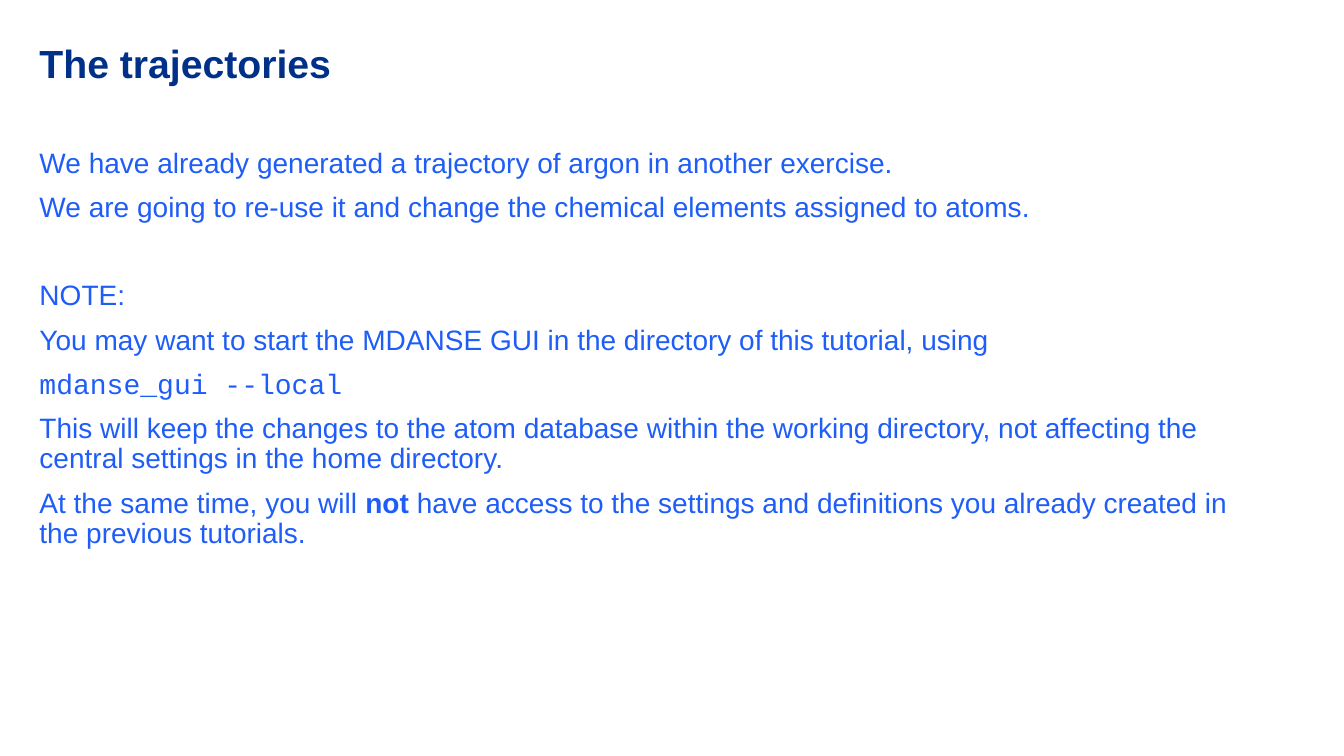
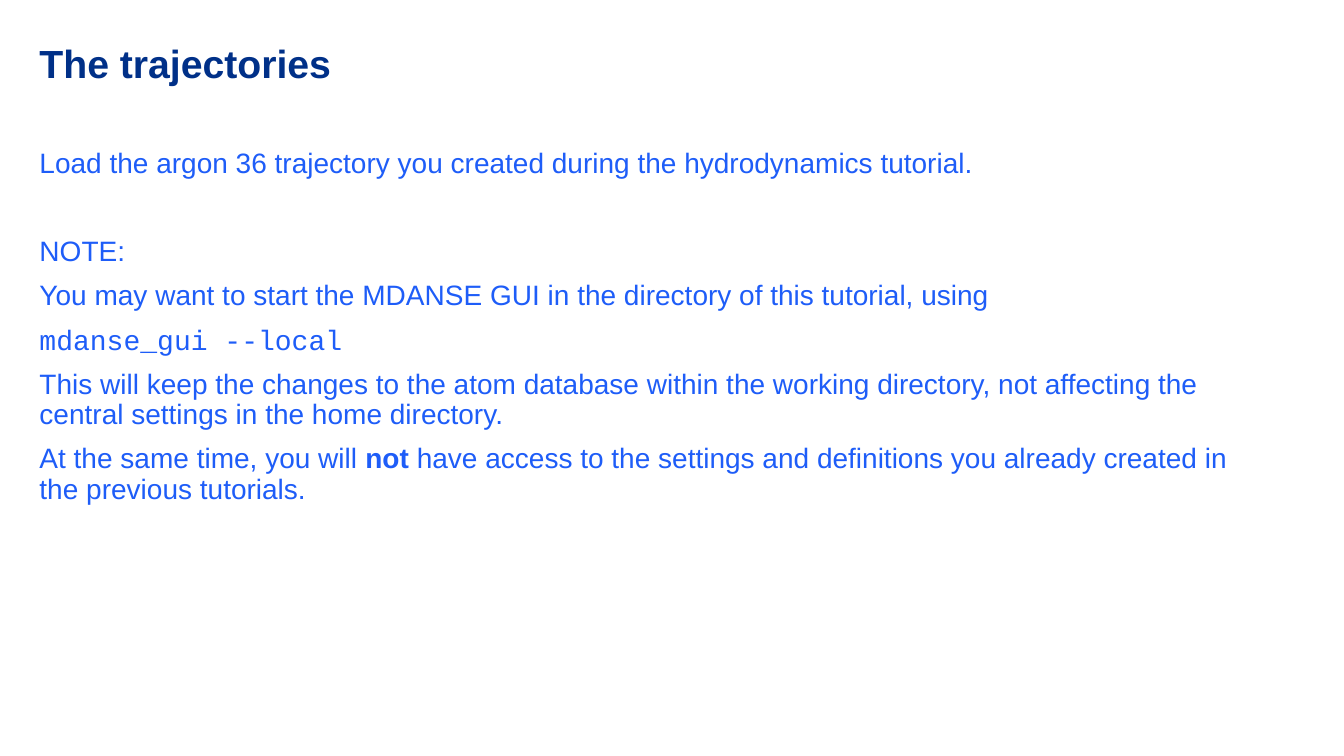
Before and after one commit to MDANSE2026/workshop, a slide deck: slide 8 of Data/MDANSE/MDANSE_neutrons_tutorial/tutorial_scattering_lengths/tutorial_scattering_lengths_slides.pptx. Drawn at 1344x756 pixels with LibreOffice and Linux fonts; fonts in the diff are those of the drawing; background and template pictures are left out. Boxes give left, top, right and bottom in pixels: in the first picture for what was removed or moved away, otherwise in the second. Text is boxed around its words. In the diff, an @@ line names an element or a change of style, - is before the commit and + after.

Commit message:
edit slides and add hydrodynamics tutorial

```diff
--- a/Data/MDANSE/MDANSE_neutrons_tutorial/tutorial_scattering_lengths/tutorial_scattering_lengths_slides.pptx
+++ b/Data/MDANSE/MDANSE_neutrons_tutorial/tutorial_scattering_lengths/tutorial_scattering_lengths_slides.pptx
@@ text at bbox=[39, 152, 973, 178]: text changed @@
-We have already generated a trajectory of argon in another exercise.
-We are going to re-use it and change the chemical elements assigned to atoms.
+Load the argon 36 trajectory you created during the hydrodynamics tutorial.
```
Also in this commit, not shown: 1 other slide changed, 6 other files.
